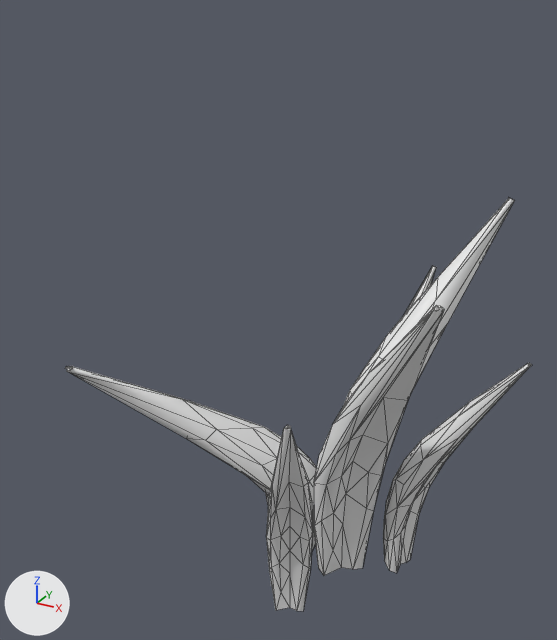
Before and after pictures for a commit that changed the FBX model Assets/Models/0-menu/plant2.fbx.
Camera for both pictures: a camera (50 mm lens) standing at (3.33, -19.86, 3.82) and looking at (-0.13, -13.59, 0.69). Arrows for +X, +Y and +Z are at lower left; the lights stay in place. Mesh edges are drawn as thin lines. Where no turn or scale is listed for an object, it has been applied to the vertices.

Objects in the first picture: 'plant2'.
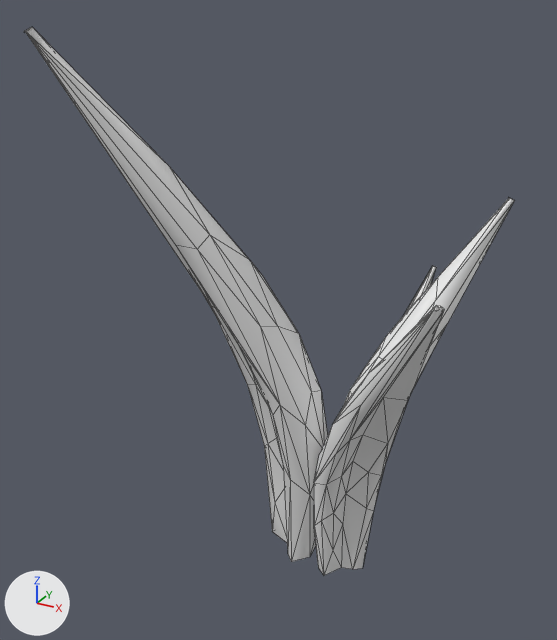
The newer file is also turned or shifted as a whole; pictures and numbers use the older file's frame.

What changed in the scene script:
```text
Change me_nurbspath_009:
    where me_nurbspath_009.from_pydata(...)  # 420 vertices, 672 faces; spans x -1.53..2.34, y -2.16..1.95, z -0.12..3.84
    used by ob_plant2; location = (0.0, -13.22, -2.13)
    me_nurbspath_009 part 1: the loose piece of 61 vertices spanning x -1.53..0.33, y -2.01..0.2, z -0.09..2.67 is scaled about its middle by (1, 1, 2.08), then moved by (0.0, 0.0, 1.47)
    me_nurbspath_009 part 2: the loose piece of 61 vertices spanning x 0.22..0.96, y -2.16..-0.91, z -0.07..2.84 is deleted
    me_nurbspath_009 part 3: the loose piece of 61 vertices spanning x 0.97..2.33, y -0.21..0.27, z -0.07..2.84 is deleted
```

What differs and where, as boxes (x1, y1, x2, y2) in the pictures (557 x 640 px; the box of a moved part takes in the faces that stretch with it):
'plant2', reshaped (32% taller): before (65, 197, 532, 611); after (24, 27, 515, 575)
part 1 of me_nurbspath_009, moved or reshaped: before (66, 366, 317, 550); after (25, 27, 328, 562)
part 2 of me_nurbspath_009, deleted: before (266, 428, 313, 611)
part 3 of me_nurbspath_009, deleted: before (383, 363, 531, 573)
